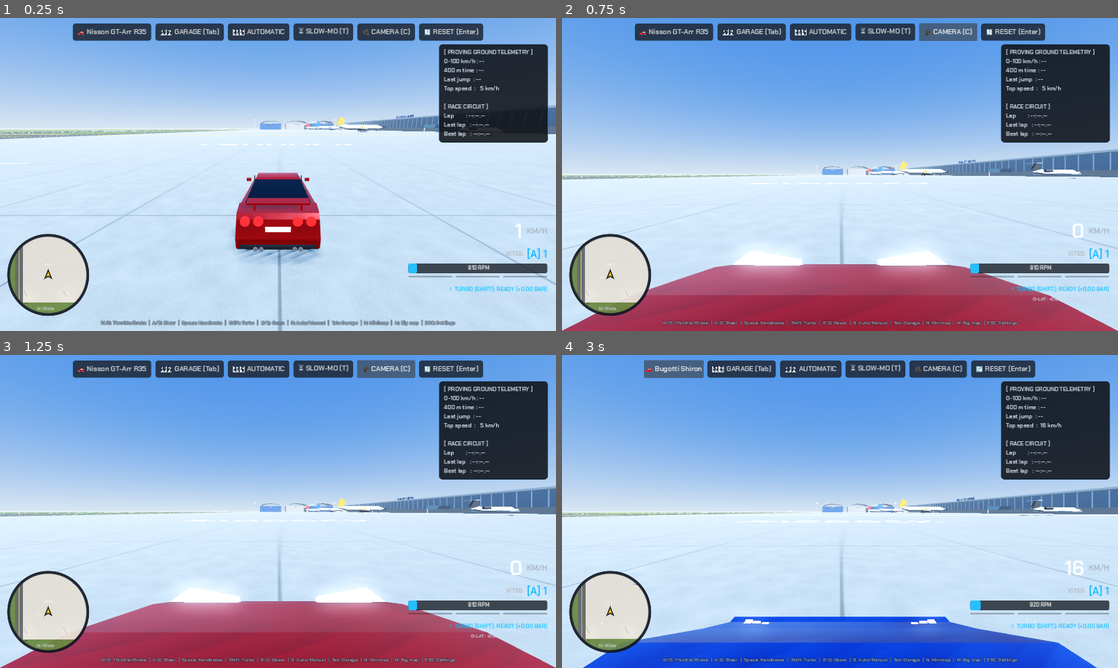
Above: before the commit, frames 1-4 (two rows, left to right).
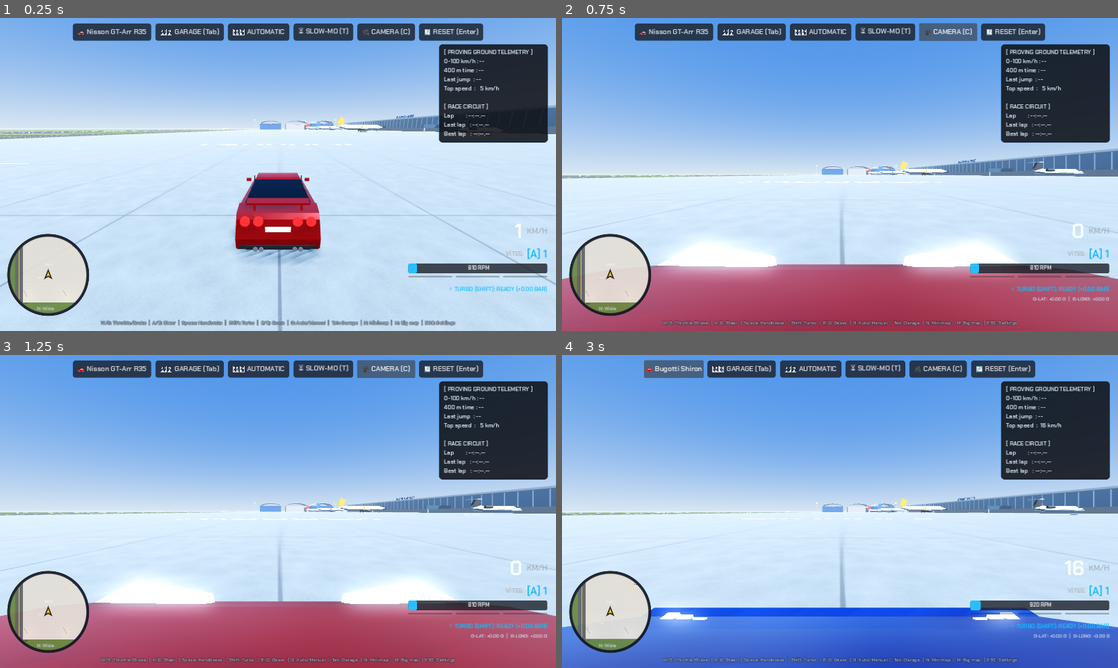
Above: after the commit, the same moments.

Repository: Pigasor/gearshift-proving-grounds
Game: Godot game, scene res://scenes/main.tscn
The game is run twice, just before and just after one commit, with the same random seed, the same clock (stepped at 60 frames per second) and the same inputs.
Inputs:
- Up to frame 1 (0.25 s): no input
- Up to frame 2 (0.75 s): click "🎥 CAMERA (C)" at 0.5 s
- Up to frame 3 (1.25 s): no input
- Up to frame 4 (3 s): click "🚗 Nisson GT-Arr R35" at 1.25 s; click "🚗 Dodgy Challenjer SRT" at 2 s; click "🚗 Forde Raptar Trophy" at 2.75 s

Frame 1 is identical in both runs. In frame 2, 8.5% of the frame differs, in the area x 0-100%, y 41-100%; in frame 3, 8.5%; in frame 4, 14%.

Commit message:
Kamera: govdeye gore kaput/tampon konumu, takip eden sinematik kamera, carpisma sarsintisi
Co-Authored-By: Claude Opus 5.5 <noreply@anthropic.com>

Diff:
--- a/scripts/camera_controller.gd
+++ b/scripts/camera_controller.gd
@@ -1,7 +1,7 @@
 class_name CameraController
 extends Node3D
 
-enum CameraMode { CHASE, HOOD, BUMPER, DRONE }
+enum CameraMode { CHASE, HOOD, BUMPER, CINEMATIC }
 
 @export var target_vehicle: Node3D
 @export var current_mode: CameraMode = CameraMode.CHASE
@@ -21,6 +21,18 @@
 var base_fov: float = 74.0
 var speed_fov_effect: bool = true
 var invert_y: bool = false
+# Cinematic shots
+var _shot: int = -1
+var _shot_time: float = 0.0
+var _shot_side: float = 1.0
+var _shot_pos: Vector3
+var _shot_off: Vector3
+# Crash shake
+const SHAKE_ACCEL: float = 45.0 # m/s² of sudden velocity change before the camera shakes
+var _trauma: float = 0.0
+var _shake_t: float = 0.0
+var _prev_car_vel: Vector3 = Vector3.ZERO
+var _prev_car_pos: Vector3 = Vector3.ZERO
 
 @onready var camera: Camera3D = $Camera3D
 
@@ -61,8 +73,8 @@
 	match current_mode:
 		CameraMode.CHASE: current_mode = CameraMode.HOOD
 		CameraMode.HOOD: current_mode = CameraMode.BUMPER
-		CameraMode.BUMPER: current_mode = CameraMode.DRONE
-		CameraMode.DRONE: current_mode = CameraMode.CHASE
+		CameraMode.BUMPER: current_mode = CameraMode.CINEMATIC
+		CameraMode.CINEMATIC: current_mode = CameraMode.CHASE
 
 func _physics_process(scaled_delta: float) -> void:
 	if target_vehicle == null:
@@ -89,8 +101,9 @@
 			_process_hood(delta)
 		CameraMode.BUMPER:
 			_process_bumper(delta)
-		CameraMode.DRONE:
-			_process_drone(delta)
+		CameraMode.CINEMATIC:
+			_process_cinematic(delta, speed_kmh)
+	_update_shake(delta, scaled_delta)
 
 func _vehicle_scale() -> float:
 	var s = target_vehicle.get("camera_scale")
@@ -128,17 +141,7 @@
 	var desired_pos: Vector3 = look_at_pos + cam_offset
 
 	# Prevent camera from clipping through floor / ground
-	var world := get_world_3d()
-	if world:
-		var space_state := world.direct_space_state
-		if space_state:
-			var ray_query: PhysicsRayQueryParameters3D = PhysicsRayQueryParameters3D.create(look_at_pos, desired_pos)
-			if target_vehicle is CollisionObject3D:
-				ray_query.exclude = [target_vehicle.get_rid()]
-
-			var ray_res: Dictionary = space_state.intersect_ray(ray_query)
-			if ray_res:
-				desired_pos = ray_res.position + ray_res.normal * 0.35
+	desired_pos = _clear_spot(look_at_pos, desired_pos)
 
 	# Ensure minimum height above terrain
 	if desired_pos.y < 0.6:
@@ -151,19 +154,94 @@
 func _process_hood(delta: float) -> void:
 	var t: Transform3D = target_vehicle.global_transform
 	var s: float = _vehicle_scale()
-	var hood_pos: Vector3 = t.origin + (t.basis.z * 0.6 * s) + (t.basis.y * 0.88 * s)
+	var local: Vector3 = target_vehicle.get("cam_hood")
+	if local == Vector3.ZERO:
+		local = Vector3(0.0, 0.88 * s, 0.6 * s)
+	var hood_pos: Vector3 = t * local
 	global_position = hood_pos
 	camera.look_at(hood_pos + (t.basis.z * 15.0), t.basis.y)
 
 func _process_bumper(delta: float) -> void:
 	var t: Transform3D = target_vehicle.global_transform
 	var s: float = _vehicle_scale()
-	var bumper_pos: Vector3 = t.origin + (t.basis.z * 2.15 * (1.0 + (s - 1.0) * 0.4)) + (t.basis.y * 0.35 * s)
+	var local: Vector3 = target_vehicle.get("cam_bumper")
+	if local == Vector3.ZERO:
+		local = Vector3(0.0, 0.35 * s, 2.15 * (1.0 + (s - 1.0) * 0.4))
+	var bumper_pos: Vector3 = t * local
 	global_position = bumper_pos
 	camera.look_at(bumper_pos + (t.basis.z * 15.0), t.basis.y)
 
-func _process_drone(delta: float) -> void:
+# Cinematic camera (GTA-style): cuts between shots that always keep the car in frame -
+# a roadside fly-by the car races past, side tracking, low rear and high front-quarter.
+func _process_cinematic(delta: float, speed_kmh: float) -> void:
 	var car_pos: Vector3 = target_vehicle.global_position
-	var top_pos: Vector3 = car_pos + Vector3(0.0, 18.0, -8.0)
-	global_position = global_position.lerp(top_pos, delta * 5.0)
-	camera.look_at(car_pos + Vector3(0.0, 0.0, 4.0), Vector3.UP)
+	var s: float = _vehicle_scale()
+	var fwd: Vector3 = target_vehicle.global_transform.basis.z
+	fwd.y = 0.0
+	fwd = fwd.normalized() if fwd.length() > 0.1 else Vector3.BACK
+	var right: Vector3 = Vector3.UP.cross(fwd)
+	var look_pos: Vector3 = car_pos + Vector3.UP * 0.6 * s
+	_shot_time -= delta
+	var cut: bool = false
+	if _shot < 0 or _shot_time <= 0.0 or (_shot == 0 and (car_pos - _shot_pos).dot(fwd) > 25.0 * s):
+		_shot = (_shot + 1) % 4
+		_shot_time = 6.0
+		_shot_side = -_shot_side
+		cut = true
+		if _shot == 0:
+			if speed_kmh < 25.0:
+				_shot = 1 # too slow for a fly-by
+			else:
+				var lead: Vector3 = target_vehicle.linear_velocity * 1.4
+				lead = lead.limit_length(45.0)
+				_shot_pos = _ground_spot(car_pos + lead + right * _shot_side * 7.0 * s, 1.1 * s)
+				_shot_pos = _clear_spot(look_pos, _shot_pos)
+	var target: Vector3
+	match _shot:
+		0: target = _shot_pos
+		1: target = car_pos + right * _shot_side * 5.5 * s + fwd * 1.5 * s + Vector3.UP * 0.9 * s
+		2: target = car_pos - fwd * 7.5 * s + right * _shot_side * 1.5 * s + Vector3.UP * 0.5 * s
+		_: target = car_pos + fwd * 8.0 * s - right * _shot_side * 3.5 * s + Vector3.UP * 2.8 * s
+	if _shot != 0:
+		target = _clear_spot(look_pos, target)
+	# tracking shots smooth their offset from the car, so speed never makes them fall behind
+	if cut or _shot == 0:
+		_shot_off = target - car_pos
+	else:
+		_shot_off = _shot_off.lerp(target - car_pos, clampf(delta * 4.0, 0.0, 1.0))
+	global_position = car_pos + _shot_off
+	camera.look_at(look_pos, Vector3.UP)
+
+# Pull a camera spot in front of anything between it and the car
+func _clear_spot(from: Vector3, to: Vector3) -> Vector3:
+	var q := PhysicsRayQueryParameters3D.create(from, to)
+	if target_vehicle is CollisionObject3D:
+		q.exclude = [target_vehicle.get_rid()]
+	var hit: Dictionary = get_world_3d().direct_space_state.intersect_ray(q)
+	return hit.position + hit.normal * 0.35 if hit else to
+
+func _ground_spot(p: Vector3, height: float) -> Vector3:
+	var q := PhysicsRayQueryParameters3D.create(p + Vector3.UP * 40.0, p + Vector3.DOWN * 40.0)
+	if target_vehicle is CollisionObject3D:
+		q.exclude = [target_vehicle.get_rid()]
+	var hit: Dictionary = get_world_3d().direct_space_state.intersect_ray(q)
+	return (hit.position if hit else p) + Vector3.UP * height
+
+# Camera shake from hard hits (walls, crashes, heavy landings), measured from the car's
+# deceleration; teleports and the recover jump are ignored.
+func _update_shake(delta: float, step: float) -> void:
+	var v: Vector3 = target_vehicle.linear_velocity
+	var p: Vector3 = target_vehicle.global_position
+	var moved: float = p.distance_to(_prev_car_pos)
+	if step > 0.0 and moved < (v.length() + _prev_car_vel.length()) * step + 0.5:
+		var accel: float = (v - _prev_car_vel).length() / step
+		if accel > SHAKE_ACCEL:
+			_trauma = minf(_trauma + (accel - SHAKE_ACCEL) * step * 0.07, 1.0) # ~0.4 at a 20 km/h knock, full at 50+
+	_prev_car_vel = v
+	_prev_car_pos = p
+	_trauma = maxf(_trauma - delta * 1.4, 0.0)
+	_shake_t += delta
+	var k: float = _trauma * _trauma
+	camera.h_offset = k * 0.22 * (sin(_shake_t * 41.0) + 0.5 * sin(_shake_t * 67.0))
+	camera.v_offset = k * 0.18 * (sin(_shake_t * 53.0 + 1.3) + 0.5 * sin(_shake_t * 79.0))
+	camera.rotate_object_local(Vector3.BACK, k * 0.045 * sin(_shake_t * 31.0))
--- a/scripts/vehicle_controller.gd
+++ b/scripts/vehicle_controller.gd
@@ -10,6 +10,9 @@
 
 # Camera distance multiplier (big vehicles get a wider chase view)
 var camera_scale: float = 1.0
+# Hood / bumper camera spots (local), set from the procedural body; ZERO = use the default spot
+var cam_hood: Vector3 = Vector3.ZERO
+var cam_bumper: Vector3 = Vector3.ZERO
 # Rotational inertia (kg*m^2): one wheel+tyre, and the engine's flywheel/crank
 var front_lateral_bias: float = 1.13
 # Pedal positions 0..1 as the driver presses them (HUD), and the tail-light materials
@@ -328,6 +331,8 @@
 	index = clampi(index, 0, CarDatabase.count() - 1)
 	engine_index = clampi(engine_index, 0, (c["engines"] as Array).size() - 1)
 	var en: Dictionary = CarDatabase.engine(index, engine_index)
+	cam_hood = Vector3.ZERO
+	cam_bumper = Vector3.ZERO
 	if c.has("legacy"):
 		apply_vehicle_preset(int(c["legacy"]))
 		_apply_engine(en)
@@ -457,6 +462,9 @@
 	var ground_y: float = -(tire_radius + suspension_rest_length - sag)
 	var builder := BodyBuilder.new()
 	_brake_light_mats.append_array(builder.build(visual_models_parent, b, ground_y, tire_radius))
+	# on the hood just ahead of the windscreen, and just ahead of the nose
+	cam_hood = Vector3(0.0, builder.g + float(builder.s["cowl"]) + 0.2, builder.cowl_z + 0.3)
+	cam_bumper = Vector3(0.0, builder.g + 0.5, builder.zf + 0.1)
 
 # Wheels used to have no collision of their own (raycast suspension), so they sank into walls and
 # platform edges. A cylinder per wheel (a bit smaller than the tyre, at the fully compressed
